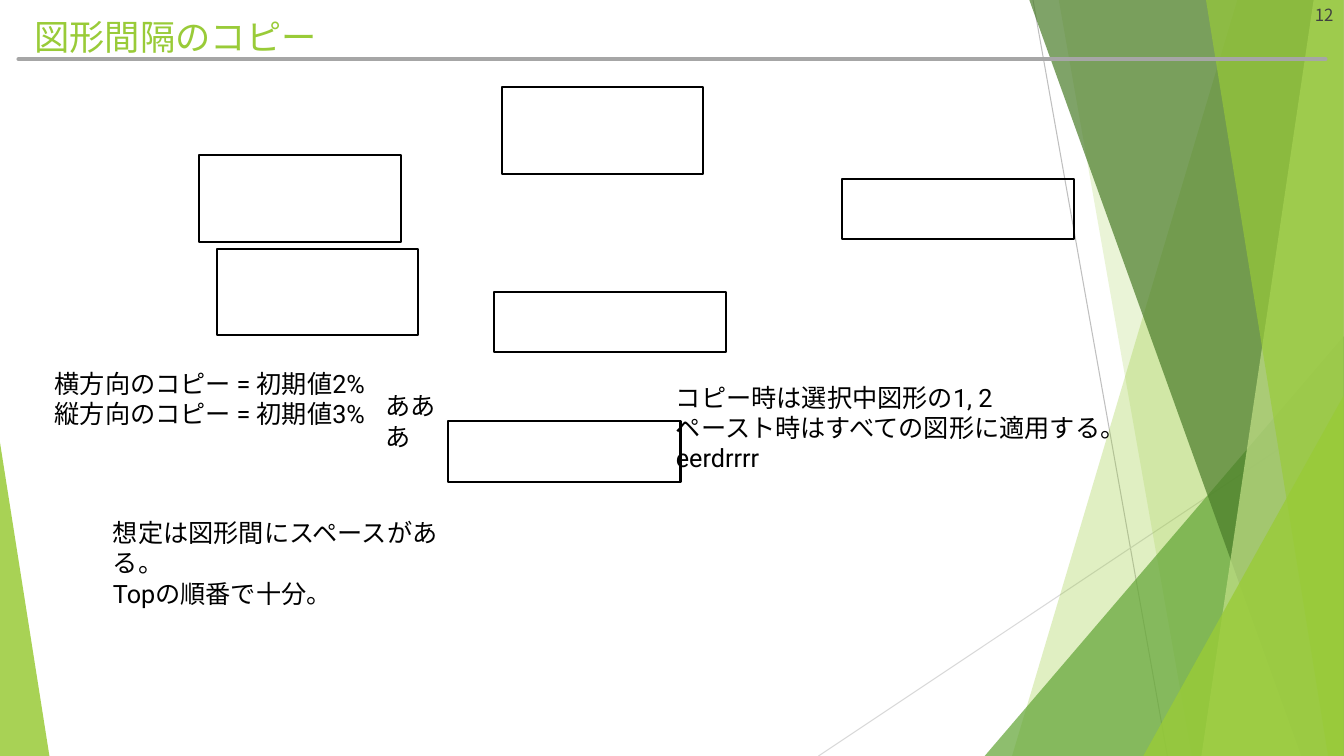
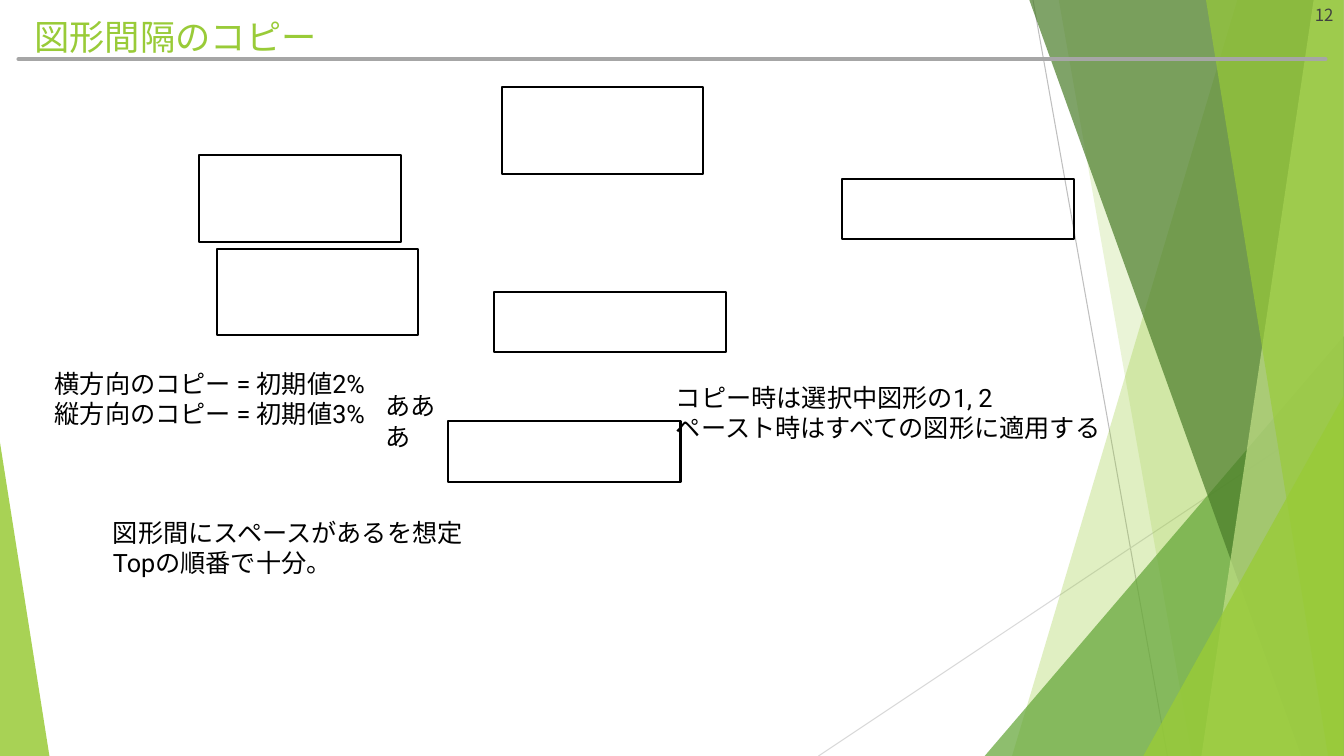
Before and after one commit to hitsuji-ga-u/pawapo, a slide deck: slide 12 of slide/customUI_debug.pptm. Drawn at 1344x756 pixels with LibreOffice and Linux fonts; fonts in the diff are those of the drawing. Boxes give left, top, right and bottom in pixels: in the first picture for what was removed or moved away, otherwise in the second. Text is boxed around its words. In the diff, an @@ line names an element or a change of style, - is before the commit and + after.

```diff
--- a/slide/customUI_debug.pptm
+++ b/slide/customUI_debug.pptm
@@ text at (x1=676, y1=415, x2=1100, y2=443): text changed @@
-ペースト時はすべての図形に適用する。eerdrrrr
+ペースト時はすべての図形に適用する
@@ text at (x1=113, y1=520, x2=463, y2=544): text changed @@
-想定は図形間にスペースがある。
+図形間にスペースがあるを想定
```
Also in this commit, not shown: 2 other slides changed, 4 other files.
